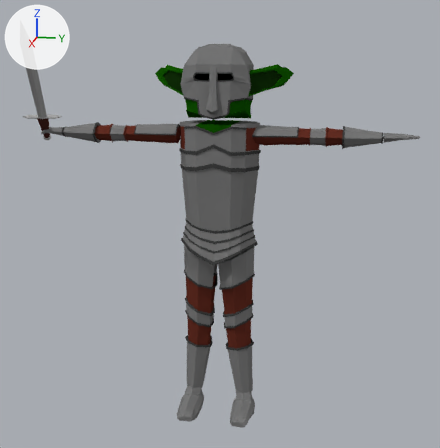
Before and after pictures for a commit that changed the Blender file GitVersion/Assets/Characters/Charachters/Slayer goblin( New animations).blend.
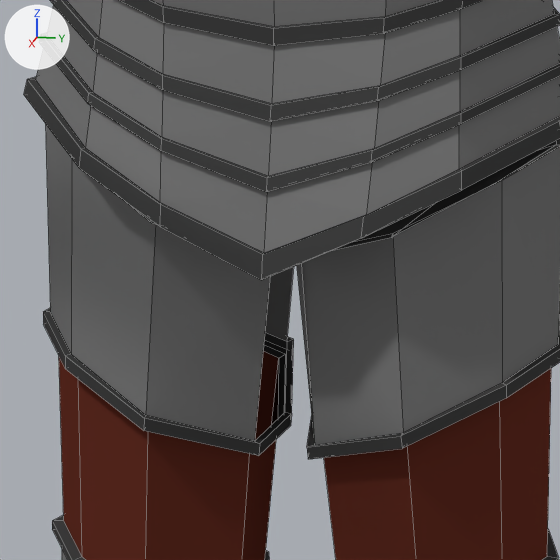
Old and new are each drawn whole from a camera (50 mm lens) standing at (14.95, 3.0, 2.85) and looking at (1.71, 0.36, -0.46) and again close up on the part from 40% to 58% of the width and 51% to 68% of the height. The axes (+X, +Y, +Z) are drawn at upper left. The lights are the same throughout. The close-ups show mesh edges as thin lines.

Objects in the first close-up: 'Goblin model'.
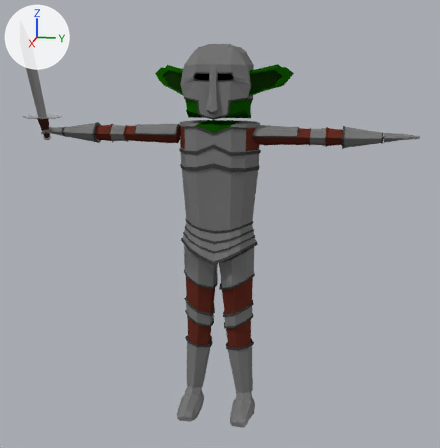
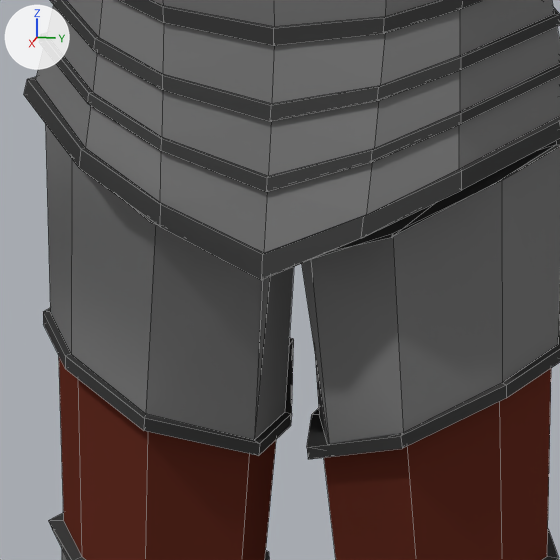
Boxes [x1, y1, x2, y2] around the edits, measured in the close-ups (560 x 560 px):
part 1 of me_cube_001, built on: before [52, 221, 403, 560]; after [49, 204, 403, 560]

The change, as a list of edits to the scene's bpy script:
```text
Change me_cube_001:
    where me_cube_001.from_pydata(...)  # 2282 vertices, 2224 faces; spans x -1.04..1.59, y -4.72..4.77, z -3.61..2.1
    used by ob_goblin_model
    verts and faces of me_cube_001; kept vertices keep their numbers, new ones are numbered from 2282
    before: 1090 (-0.86, 0.15, -1.03), 1092 (0.6, 0.07, -1.05), 1097 (0.14, 0.02, -1.05), 1130 (0.56, 0.04, -1.05), 1138 (-0.78, 0.19, -1.43)
    before: 1141 (0.55, 0.11, -1.46) at pixel (314, 445), 1144 (0.13, 0.06, -1.46), 1178 (-0.86, -0.15, -1.03), 1180 (0.6, -0.06, -1.05), 1185 (0.14, -0.02, -1.05)
    before: 1186 (0.15, -0.62, -0.91), 1196 (-0.37, -0.84, -1.76), 1197 (0.11, -0.93, -1.74) at pixel (52, 520), 1212 (-0.8, -0.13, -1.03), 1213 (-0.7, -0.62, -0.9)
    before: 1226 (-0.78, -0.19, -1.43) at pixel (286, 341), 1229 (0.55, -0.11, -1.46) at pixel (254, 441), 1232 (0.13, -0.06, -1.46) at pixel (284, 412), 1244 (0.14, -0.04, -1.46) at pixel (291, 413), 1249 (-0.83, -0.17, -1.43) at pixel (293, 338)
    me_cube_001 part 1
    add delete_faces([(1092, 1097, 1144, 1141), (1090, 1138, 1144, 1097)])
    add verts[1130] = (0.64, 0.11, -1.05)  # moved, pixel (310, 259)
    add verts[1141] = (0.63, 0.17, -1.46)  # moved, pixel (329, 451)
    add verts[1186] = (-0.03, -0.37, -0.84)  # moved
    add verts[1196] = (-0.37, -0.85, -1.76)  # moved
    add verts[1197] = (0.11, -0.94, -1.74)  # moved, pixel (48, 520)
    add verts[1212] = (-0.8, -0.16, -1.06)  # moved
    add verts[1213] = (-0.7, -0.64, -0.91)  # moved
    add verts[1226] = (-0.4, -0.26, -1.52)  # moved
    add faces += [(1092, 1141, 1144, 1097), (1090, 1097, 1144, 1138), (1180, 1229, 1232, 1185), (1178, 1185, 1232, 1244, 1249, 1226, 1212), (1092, 1141, 1130)]  # mat_material_001 (grey #797979)
```
